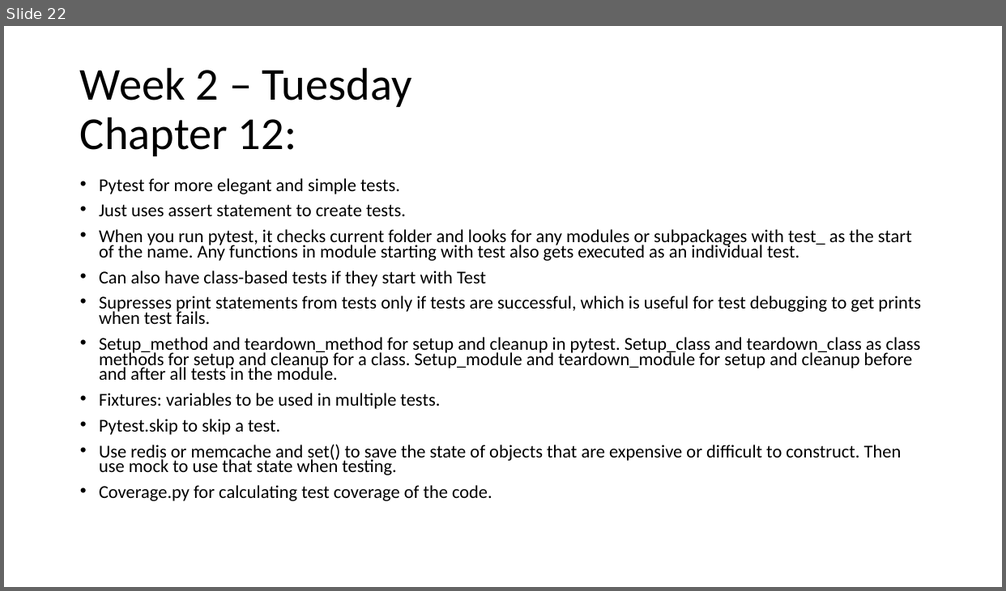
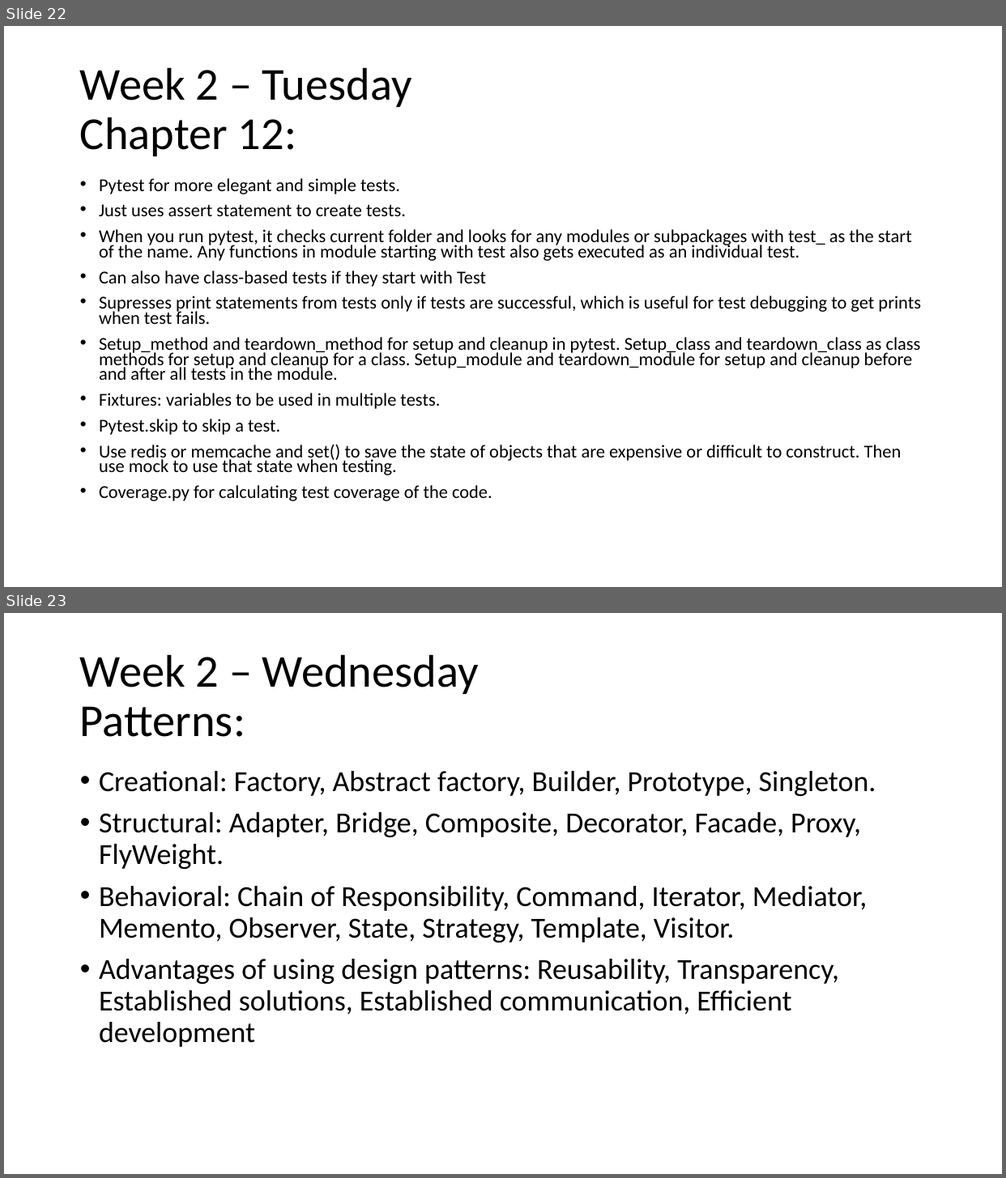
Before and after one commit to lamersfa/Python-Training-wk2226, a slide deck: Information learned during Python training.pptx. Shown one above the other, each under a label of ours: slide 22 before the commit, slides 22 and 23 after it. The pictures are 1006x591 and 1006x1178 pixels, drawn with LibreOffice and Linux fonts; fonts in the diff are those of the drawing. Boxes give left, top, right and bottom in pixels: in the first picture for what was removed or moved away, otherwise in the second. Text is boxed around its words. In the diff, an @@ line names an element or a change of style, - is before the commit and + after.

Commit message:
Powerpoint wednesday, samba test and mqtt tests.

```diff
--- a/Information learned during Python training.pptx
+++ b/Information learned during Python training.pptx
@@ slide 23 added at [4, 613, 1002, 1174], background #FFFFFF @@
@@ title added at [80, 654, 479, 737], 44 pt, text #000000 @@
+Week 2 – Wednesday
+Patterns:
@@ text added at [99, 771, 876, 1047], 28 pt, text #000000 @@
+• Creational: Factory, Abstract factory, Builder, Prototype, Singleton.
+• Structural: Adapter, Bridge, Composite, Decorator, Facade, Proxy, FlyWeight.
+• Behavioral: Chain of Responsibility, Command, Iterator, Mediator, Memento, Observer, State, Strategy, Template, Visitor.
+• Advantages of using design patterns: Reusability, Transparency, Established solutions, Established communication, Efficient development
```
Also in this commit, not shown: 3 other files.
